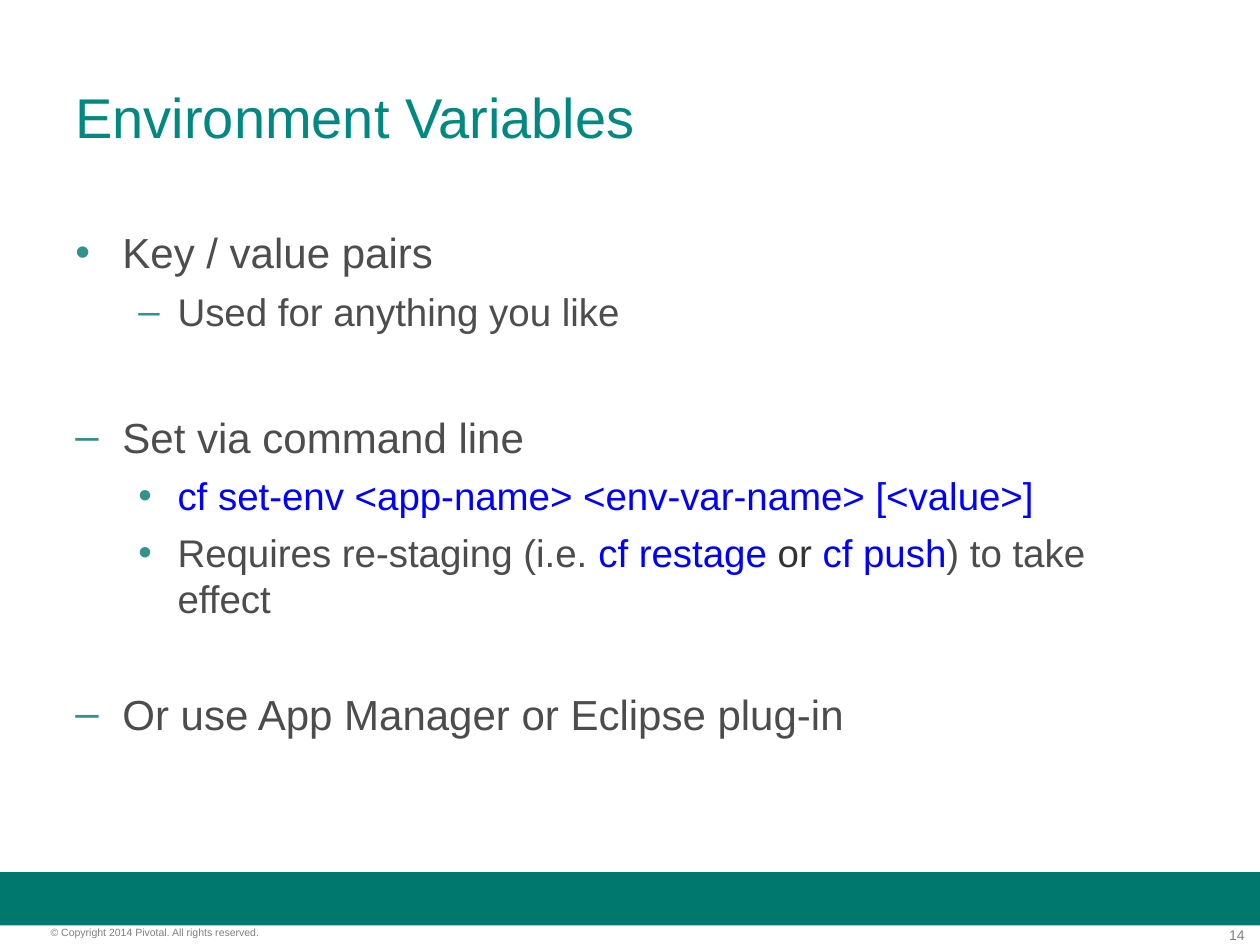
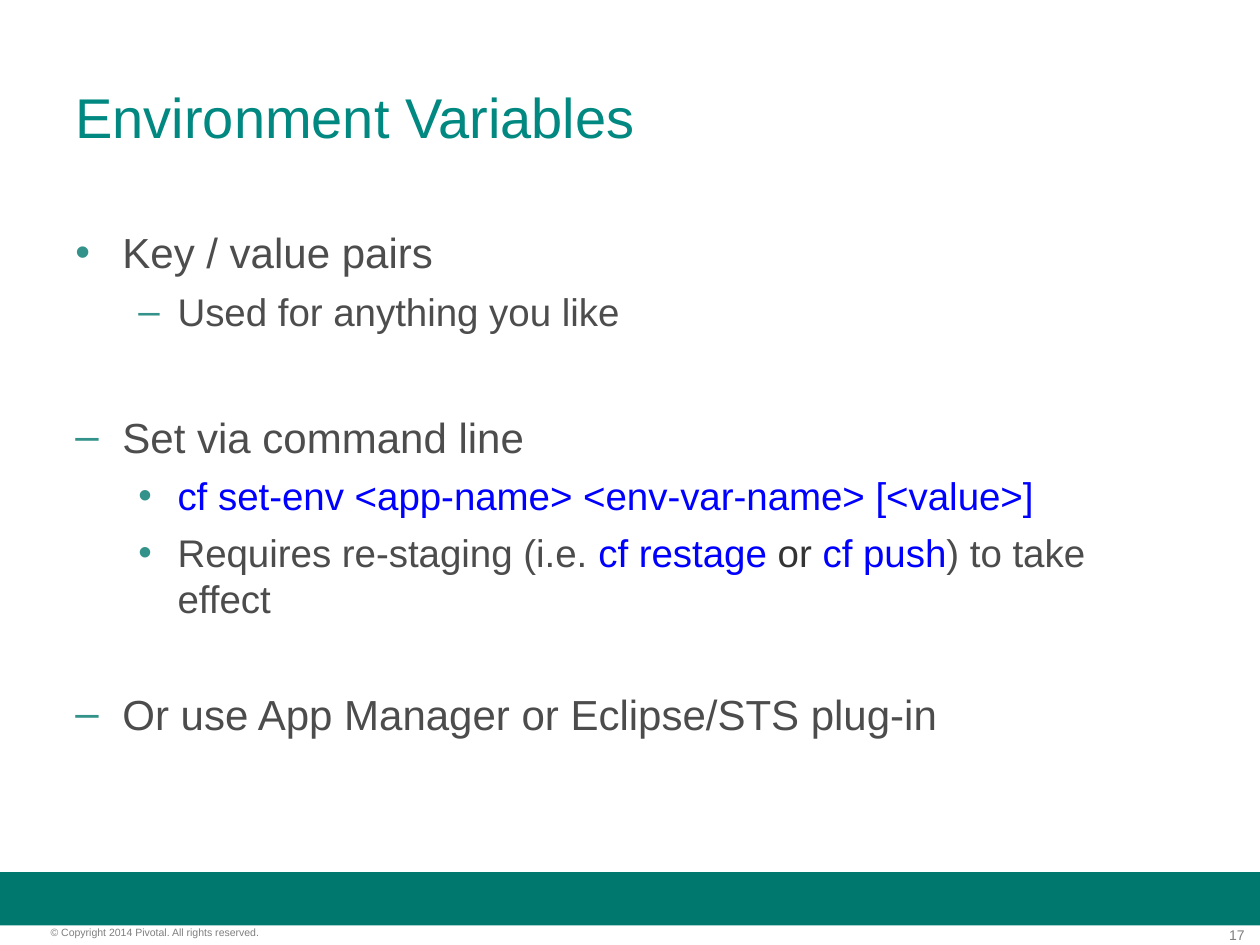
Before and after one commit to felipeg48/pcf-developer-cb, a slide deck: slide 17 of slides/15-manifests-env-vars.ppt (slide 14 before the commit). Drawn at 1260x945 pixels with LibreOffice and Linux fonts; fonts in the diff are those of the drawing; background and template pictures are left out. Boxes give left, top, right and bottom in pixels: in the first picture for what was removed or moved away, otherwise in the second. Text is boxed around its words. In the diff, an @@ line names an element or a change of style, - is before the commit and + after.

```diff
--- a/slides/15-manifests-env-vars.ppt
+++ b/slides/15-manifests-env-vars.ppt
@@ text at <box>122,699,937,738</box>: text changed @@
-– Or use App Manager or Eclipse plug-in
+– Or use App Manager or Eclipse/STS plug-in
@@ page number at <box>1229,930,1245,940</box>: text changed @@
-14
+17
```
Also in this commit, not shown: 3 other slides changed, 1 slide added, 3 other files.
